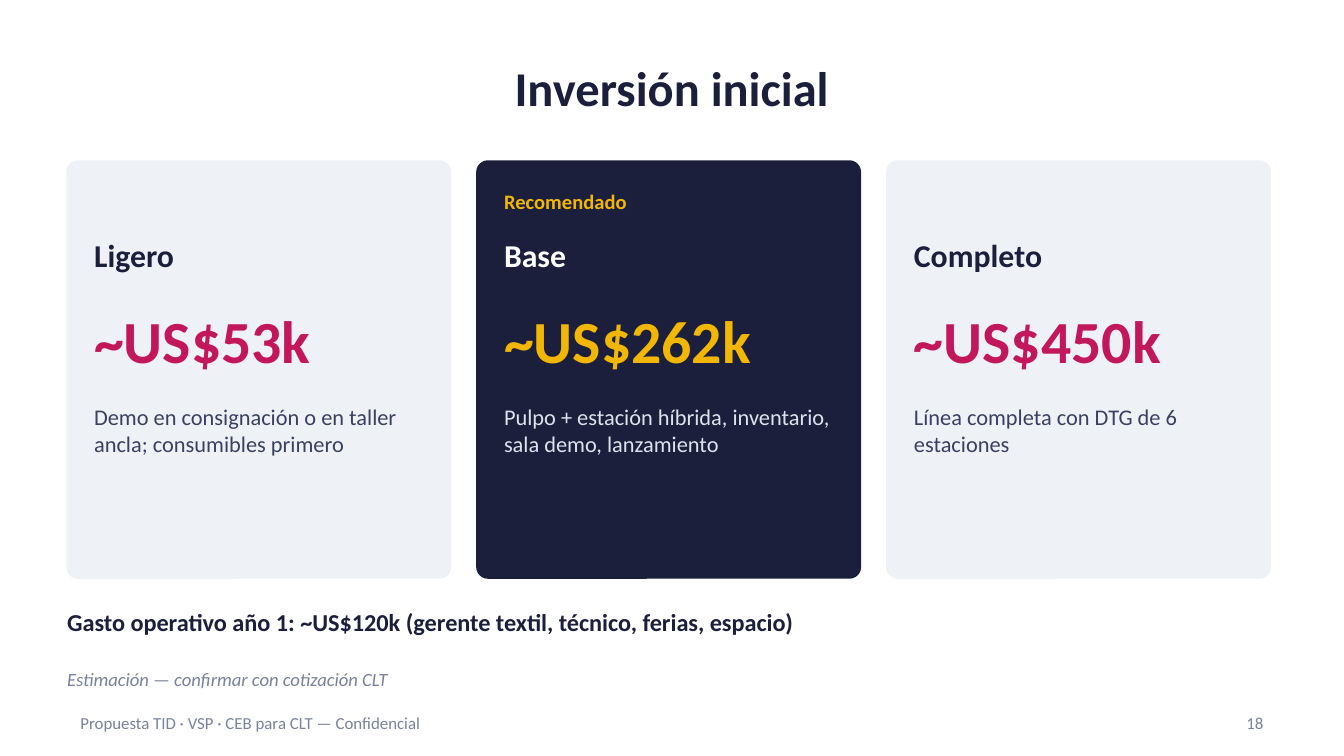
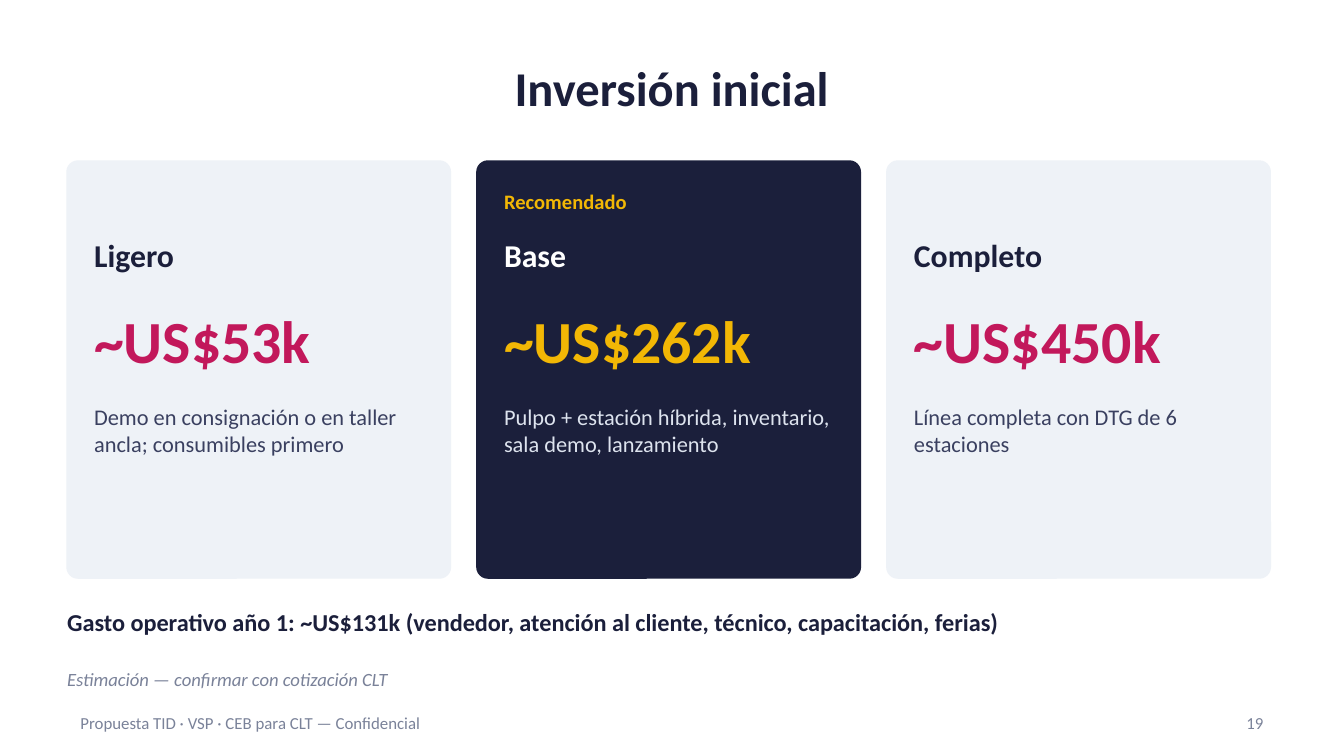
Before and after one commit to carlosmoreno793508/Cosas-Carlos, a slide deck: slide 19 of propuesta-clt/Presentacion_Propuesta_CLT_ES.pptx (slide 18 before the commit). Drawn at 1344x756 pixels with LibreOffice and Linux fonts; fonts in the diff are those of the drawing. Boxes give left, top, right and bottom in pixels: in the first picture for what was removed or moved away, otherwise in the second. Text is boxed around its words. In the diff, an @@ line names an element or a change of style, - is before the commit and + after.

```diff
--- a/propuesta-clt/Presentacion_Propuesta_CLT_ES.pptx
+++ b/propuesta-clt/Presentacion_Propuesta_CLT_ES.pptx
@@ text at (67,613,998,635): text changed @@
-Gasto operativo año 1: ~US$120k (gerente textil, técnico, ferias, espacio)
+Gasto operativo año 1: ~US$131k (vendedor, atención al cliente, técnico, capacitación, ferias)
@@ page number at (1246,718,1263,729): text changed @@
-18
+19
```
Also in this commit, not shown: 3 other slides changed, 1 slide added, 7 other files.
